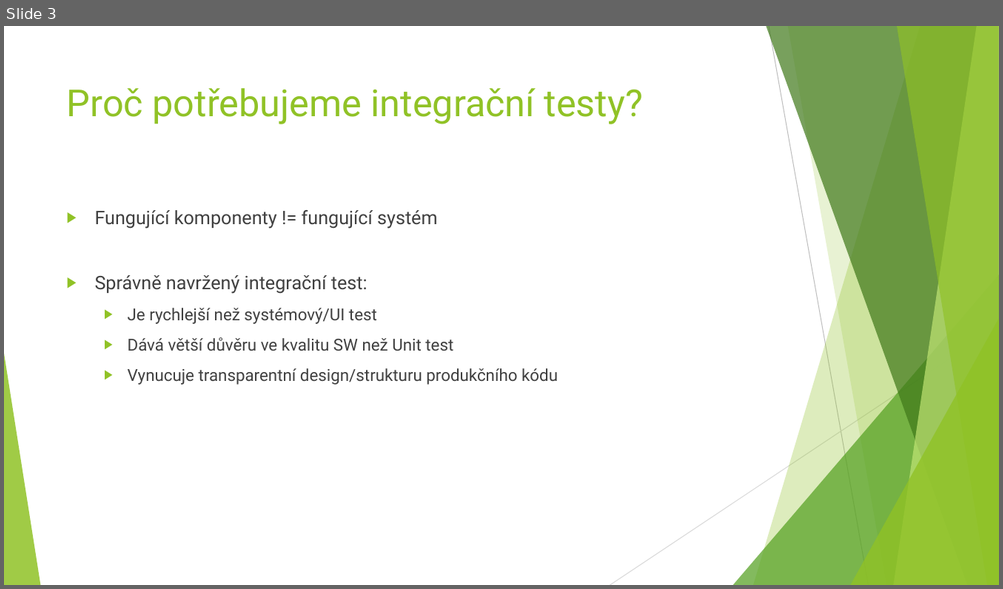
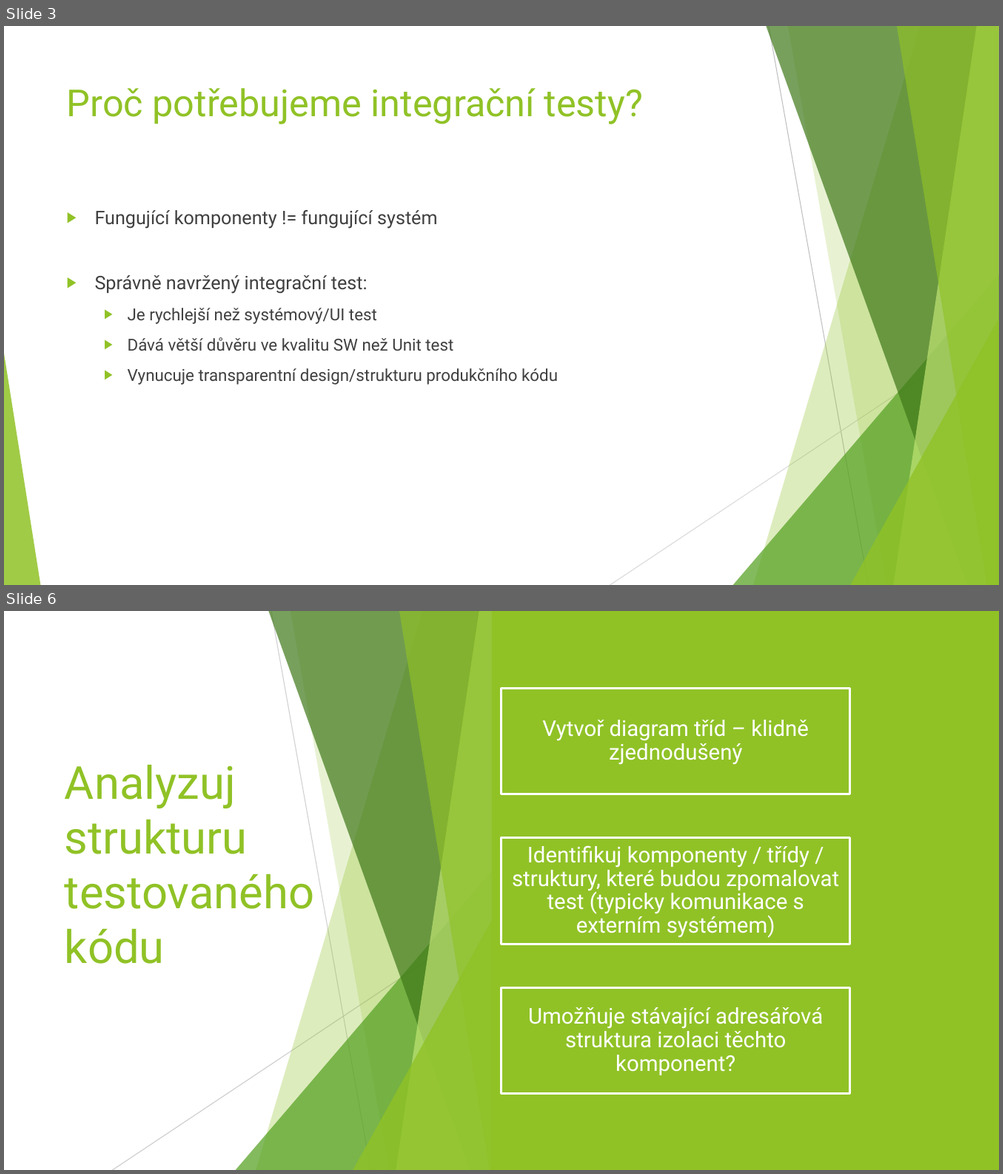
Before and after one commit to linhartJ/integration-testing, a slide deck: doc/Quadient-prezentace.pptx. Shown one above the other, each under a label of ours: slide 3 before the commit, slides 3 and 6 after it; the slides between them are not shown. The pictures are 1003x589 and 1003x1174 pixels, drawn with LibreOffice and Linux fonts; fonts in the diff are those of the drawing. Boxes give left, top, right and bottom in pixels: in the first picture for what was removed or moved away, otherwise in the second. Text is boxed around its words. In the diff, an @@ line names an element or a change of style, - is before the commit and + after.

```diff
--- a/doc/Quadient-prezentace.pptx
+++ b/doc/Quadient-prezentace.pptx
@@ slide 6 added at bbox=[4, 611, 999, 1170], background #FFFFFF; not listed: 10 template elements that a slide beside it also shows @@
@@ rectangle added at bbox=[4, 611, 999, 1170], fill #FFFFFF @@
@@ rectangle added at bbox=[492, 611, 999, 1170], fill #90C226 @@
@@ title added at bbox=[65, 764, 314, 964], 44 pt, text #90C226 @@
+Analyzuj strukturu testovaného kódu
@@ group added at bbox=[112, 611, 502, 1170]: 5 freeform shapes, 2 lines, 2 triangles @@
@@ group added at bbox=[502, 688, 850, 1094]: 3 rectangles, 3 texts @@
+Vytvoř diagram tříd – klidně zjednodušený
+Identifikuj komponenty / třídy / struktury, které budou zpomalovat test (typicky komunikace s externím systémem)
+Umožňuje stávající adresářová struktura izolaci těchto komponent?
```
Also in this commit, not shown: 2 slides changed, 3 other slides added.
